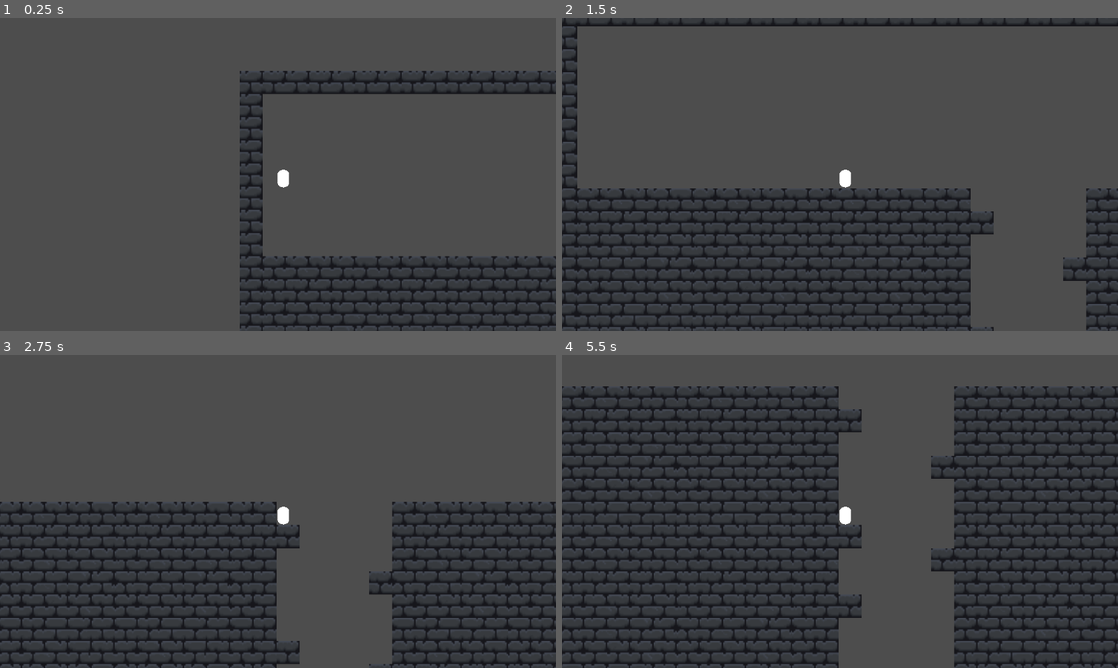
Above: before the commit, frames 1-4 (two rows, left to right).
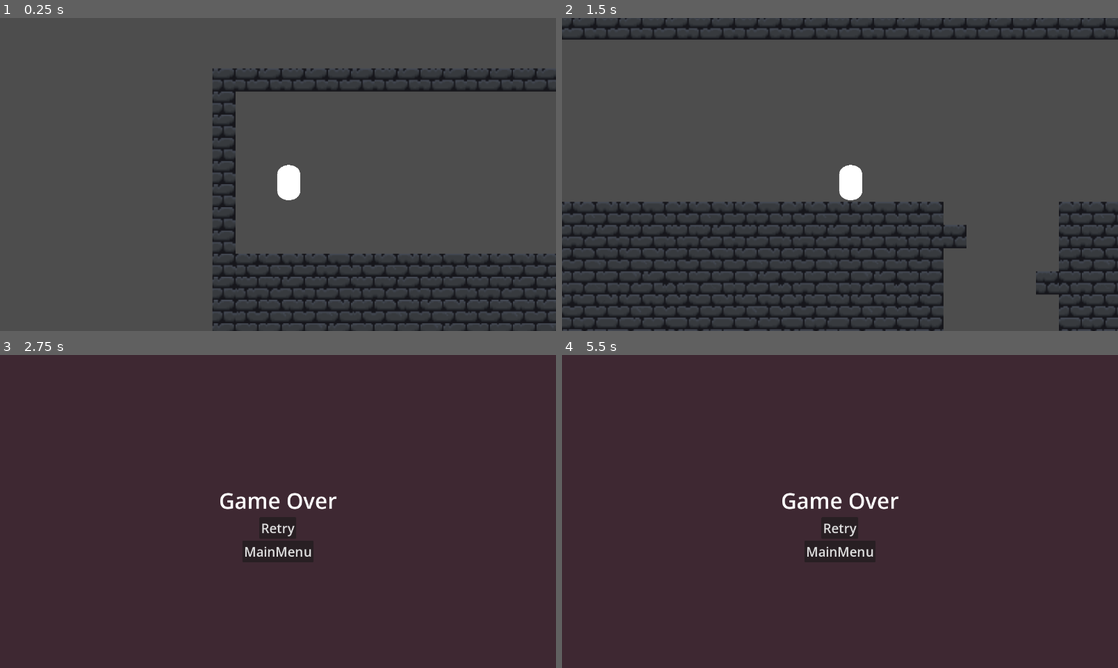
Above: after the commit, the same moments.

Repository: Xrime/Fall-Out
Game: Godot game, scene res://scenes/main_1.tscn
The game is run twice, just before and just after one commit, with the same random seed, the same clock (stepped at 60 frames per second) and the same inputs. The project has no main scene, so this scene is started directly.
Inputs (mouse positions are in pixels of both pictures, inside the frame that each line leads up to):
- Up to frame 1 (0.25 s): no input
- Up to frame 2 (1.5 s): tap Enter (ui_accept) at 0.5, 0.77, 0.8, 1.07, 1.35 s; move the mouse to (962, 158) at 0.52 s; hold Right (Right) from 0.53 s (still down); tap Space (grab) at 0.6 s; move the mouse to (728, 190) at 1.27 s
- Up to frame 3 (2.75 s): tap Enter (ui_accept) at 1.52, 1.82, 2.3 s; tap Space (grab) at 1.55, 2.1 s; move the mouse to (333, 442) at 2.02 s; release Right (Right) at 2.03 s; hold Left (Left) from 2.03 s (still down)
- Up to frame 4 (5.5 s): release Left (Left) at 2.75 s; click (840, 527) at 2.75 s, where only the run after the commit has a clickable "Retry"; tap Enter (ui_accept) at 3.5, 3.77, 4.07, 4.52, 4.55, 4.82, 5.27 s; move the mouse to (812, 574) at 3.52 s; hold Right (Right) 3.53-5.03 s; tap Alt at 3.6 s; tap Space (grab) at 3.8, 5.1 s; move the mouse to (1006, 558) at 4.27 s; tap Shift at 4.35 s; move the mouse to (673, 464) at 5.02 s; hold Left (Left) from 5.03 s (still down)

The runs differ from the first frame. In frame 1, 9.3% of the frame differs, in the area x 38-100%, y 16-100%; in frame 2, 17%; in frame 3, 74%, in the area x 0-100%, y 0-100%; in frame 4, 56%.
Error before the commit: Invalid access to property or key 'extents' on a base object of type 'CapsuleShape2D'. (res://scenes/rope.gd:60)

Commit message:
Every tutorial on the rope system stuff sucks trying to create another player character that goes with tutorial that i watch but did not work,i think i will give up on it implementing another feature

Diff:
--- /dev/null
+++ b/air_elevator.gd
@@ -0,0 +1 @@
+extends Node2D
--- a/project.godot
+++ b/project.godot
@@ -22,6 +22,11 @@
 [editor_plugins]
 
 enabled=PackedStringArray("res://addons/godot_super-wakatime/plugin.cfg")
+
+[global_group]
+
+rope=""
+player=""
 
 [input]
 
--- a/scenes/main_1.tscn
+++ b/scenes/main_1.tscn
@@ -595,5 +595,4 @@
 collision_visibility_mode = 2
 
 [node name="player" parent="." instance=ExtResource("2_qv23g")]
-position = Vector2(25, 39)
-scale = Vector2(0.5, 0.5)
+position = Vector2(46, 41)
--- a/scenes/player.tscn
+++ b/scenes/player.tscn
@@ -1,13 +1,12 @@
-[gd_scene load_steps=5 format=3 uid="uid://dhot72qtnl8t4"]
+[gd_scene load_steps=4 format=3 uid="uid://dhot72qtnl8t4"]
 
 [ext_resource type="Script" uid="uid://biqbci25ivvtr" path="res://script/player.gd" id="1_3vyb7"]
-[ext_resource type="Script" uid="uid://bxoehoygteciu" path="res://scenes/rope.gd" id="2_g2els"]
 
 [sub_resource type="CapsuleMesh" id="CapsuleMesh_3vyb7"]
 
 [sub_resource type="CapsuleShape2D" id="CapsuleShape2D_g2els"]
 
-[node name="player" type="CharacterBody2D"]
+[node name="player" type="CharacterBody2D" groups=["player"]]
 script = ExtResource("1_3vyb7")
 
 [node name="MeshInstance2D" type="MeshInstance2D" parent="."]
@@ -26,18 +25,3 @@
 limit_right = 1280
 limit_bottom = 720
 limit_smoothed = true
-
-[node name="rope" type="Control" parent="."]
-layout_mode = 3
-anchors_preset = 0
-offset_right = 40.0
-offset_bottom = 40.0
-script = ExtResource("2_g2els")
-
-[node name="RayCast2D" type="RayCast2D" parent="rope"]
-target_position = Vector2(100, 0)
-
-[node name="Line2D" type="Line2D" parent="rope"]
-points = PackedVector2Array(0, 0, 0, 0)
-width = 2.0
-default_color = Color(1, 0, 0, 1)
--- a/scenes/rope.gd
+++ /dev/null
@@ -1,65 +0,0 @@
-extends Control
-
-@export var rest_length := 50.0
-@export var stiffness := 20.0
-@export var damping_coeff := 4.0
-
-@onready var player = $".."
-@onready var ray = $RayCast2D
-@onready var rope = $Line2D
-
-var launched := false
-var target : Vector2
-
-func _process(delta: float) -> void:
-	ray.look_at(get_global_mouse_position())
-
-	if Input.is_action_just_pressed("grab"):
-		launch()
-	elif Input.is_action_just_released("grab"):
-		retract()
-
-	if launched:
-		handle_rope(delta)
-	else:
-		rope.visible = false
-
-
-func launch():
-	if ray.is_colliding():
-		target = ray.get_collision_point()
-		launched = true
-		rope.visible = true
-		update_rope()
-
-
-func retract():
-	launched = false
-
-
-func handle_rope(delta):
-	var direction = (target - player.global_position).normalized()
-	var distance = player.global_position.distance_to(target)
-	var displacement = distance - rest_length
-
-	if displacement > 0:
-		var spring_force = direction * (stiffness * displacement)
-		var velocity_along_rope = player.velocity.dot(direction)
-		var damping_force = direction * (-damping_coeff * velocity_along_rope)
-		player.velocity += (spring_force + damping_force) * delta
-
-	update_rope()
-
-func update_rope():
-	rope.visible = true
-
-	# Force rope to draw in world coordinates (fixes offset)
-	rope.global_position = Vector2.ZERO
-
-	# Find player's true anchor (center of sprite or top)
-	var attach_offset = Vector2(0, -player.get_node("CollisionShape2D").shape.extents.y * 0.5)
-	var player_anchor = player.global_position + attach_offset
-
-	# Set rope start and end positions
-	rope.set_point_position(0, player_anchor)
-	rope.set_point_position(1, target)
--- /dev/null
+++ b/scenes/rope.tscn
@@ -0,0 +1,18 @@
+[gd_scene load_steps=2 format=3 uid="uid://bs0gym2itkt3g"]
+
+[sub_resource type="CylinderMesh" id="CylinderMesh_wmsjs"]
+
+[node name="rope" type="Node2D" groups=["rope"]]
+
+[node name="RayCast2D" type="RayCast2D" parent="."]
+target_position = Vector2(100, 0)
+
+[node name="Line2D" type="Line2D" parent="."]
+points = PackedVector2Array(0, 0, 0, 0)
+width = 2.0
+default_color = Color(1, 0, 0, 1)
+
+[node name="MeshInstance2D" type="MeshInstance2D" parent="."]
+position = Vector2(55.75, 0)
+scale = Vector2(112.5, 1)
+mesh = SubResource("CylinderMesh_wmsjs")
--- /dev/null
+++ b/scenes/ropeplayer.tscn
@@ -0,0 +1,29 @@
+[gd_scene load_steps=5 format=3 uid="uid://bi6uev5tjqhrl"]
+
+[ext_resource type="Script" uid="uid://b4pbkegi1o5kx" path="res://script/ropeplayer.gd" id="1_37chp"]
+
+[sub_resource type="BoxMesh" id="BoxMesh_2ja15"]
+
+[sub_resource type="CylinderMesh" id="CylinderMesh_37chp"]
+
+[sub_resource type="RectangleShape2D" id="RectangleShape2D_vjqvh"]
+
+[node name="ropeplayer" type="CharacterBody2D"]
+script = ExtResource("1_37chp")
+
+[node name="FlipNode" type="Node2D" parent="."]
+
+[node name="player" type="MeshInstance2D" parent="FlipNode"]
+position = Vector2(1, 1)
+scale = Vector2(16.5, 22.5)
+mesh = SubResource("BoxMesh_2ja15")
+
+[node name="ropeRayCast2D" type="RayCast2D" parent="FlipNode"]
+
+[node name="rope" type="MeshInstance2D" parent="FlipNode"]
+position = Vector2(79.75, 1)
+scale = Vector2(160.5, 2)
+mesh = SubResource("CylinderMesh_37chp")
+
+[node name="CollisionShape2D" type="CollisionShape2D" parent="."]
+shape = SubResource("RectangleShape2D_vjqvh")
--- /dev/null
+++ b/script/rope.gd
@@ -0,0 +1,41 @@
+extends Node2D
+
+var tileSize := 16
+var maxSwingDegree := 45
+var changeRotation := -1
+var initialRotation := 0.0
+
+func _ready() -> void:
+	add_to_group("rope")
+
+func _physics_process(delta: float) -> void:
+	rotation_degrees += changeRotation
+	if rotation_degrees >= initialRotation + maxSwingDegree:
+		changeRotation = -1
+	elif rotation_degrees <= initialRotation - maxSwingDegree:
+		changeRotation = 1
+
+func set_rope(startPosition: Vector2, endPosition: Vector2) -> void:
+	var distance = startPosition.distance_to(endPosition)
+	global_position = endPosition
+	look_at(startPosition)
+	rotation_degrees += 90
+	initialRotation = rotation_degrees
+
+	if rotation_degrees < 100:
+		changeRotation = 1
+
+	# duplicate rope mesh tiles
+	for i in range(int(distance / tileSize) + 1):
+		var newRopeTile = $MeshInstance2D.duplicate()
+		add_child(newRopeTile)
+		newRopeTile.position = Vector2(0, -(i * tileSize))
+
+	# create marker for player attach point
+	var markerNode := Marker2D.new()
+	markerNode.name = "playerPositionMarker"
+	add_child(markerNode)
+	markerNode.global_position = startPosition
+
+func get_player_hang_position() -> Vector2:
+	return get_node("playerPositionMarker").global_position
--- /dev/null
+++ b/script/ropeplayer.gd
@@ -0,0 +1,68 @@
+extends CharacterBody2D
+
+@onready var player = $FlipNode/player
+@onready var flip_node = $FlipNode
+@onready var rope_ray_cast = $FlipNode/ropeRayCast2D
+
+const ROPE = preload("res://scenes/rope.tscn")
+
+const SPEED := 100
+const JUMP_VELOCITY := -350
+
+var gravity := 980
+var onRope := false
+var ropeBody: Node2D
+
+func _ready() -> void:
+	add_to_group("player")
+
+func _physics_process(delta: float) -> void:
+	if not is_on_floor() and not onRope:
+		velocity.y += gravity * delta
+
+	if Input.is_action_just_pressed("ui_accept"):
+		if onRope:
+			_remove_rope()
+			velocity.y = JUMP_VELOCITY
+		elif not is_on_floor():
+			_use_rope()
+		elif is_on_floor():
+			velocity.y = JUMP_VELOCITY
+
+	if onRope and ropeBody:
+		rotation_degrees = ropeBody.rotation_degrees + 100
+		var hand_offset = Vector2((7 if flip_node.scale.x == -1 else -7), 0)
+		global_position = ropeBody.get_player_hang_position() + hand_offset
+	else:
+		rotation_degrees = 0
+		var direction = Input.get_axis("Left", "Right")
+		if direction:
+			velocity.x = direction * SPEED
+		else:
+			velocity.x = move_toward(velocity.x, 0, SPEED)
+
+	move_and_slide()
+
+func _use_rope() -> void:
+	if not rope_ray_cast.is_colliding():
+		return
+	onRope = true
+
+	var colliding_point = rope_ray_cast.get_collision_point()
+	var ropeNode = ROPE.instantiate()
+	get_parent().add_child(ropeNode)
+
+	if ropeNode.has_method("set_rope"):
+		ropeNode.set_rope(global_position, colliding_point)
+		ropeBody = ropeNode
+	else:
+		push_error("Rope scene has no set_rope()! Make sure rope.gd is attached to its root node.")
+		onRope = false
+		ropeNode.queue_free()
+
+func _remove_rope() -> void:
+	onRope = false
+	var rope = get_tree().get_first_node_in_group("rope")
+	if rope:
+		rope.queue_free()
+	ropeBody = null
Not shown, added: air_elevator.gd.uid
Not shown, removed: scenes/rope.gd.uid
Not shown, added: script/rope.gd.uid
Not shown, added: script/ropeplayer.gd.uid
